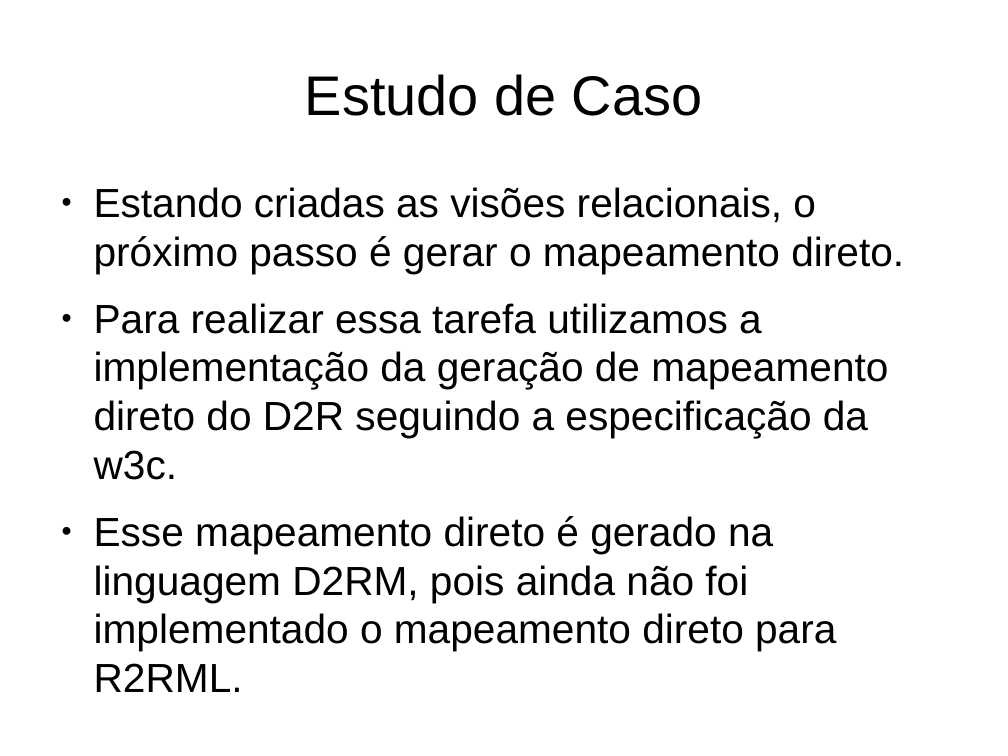
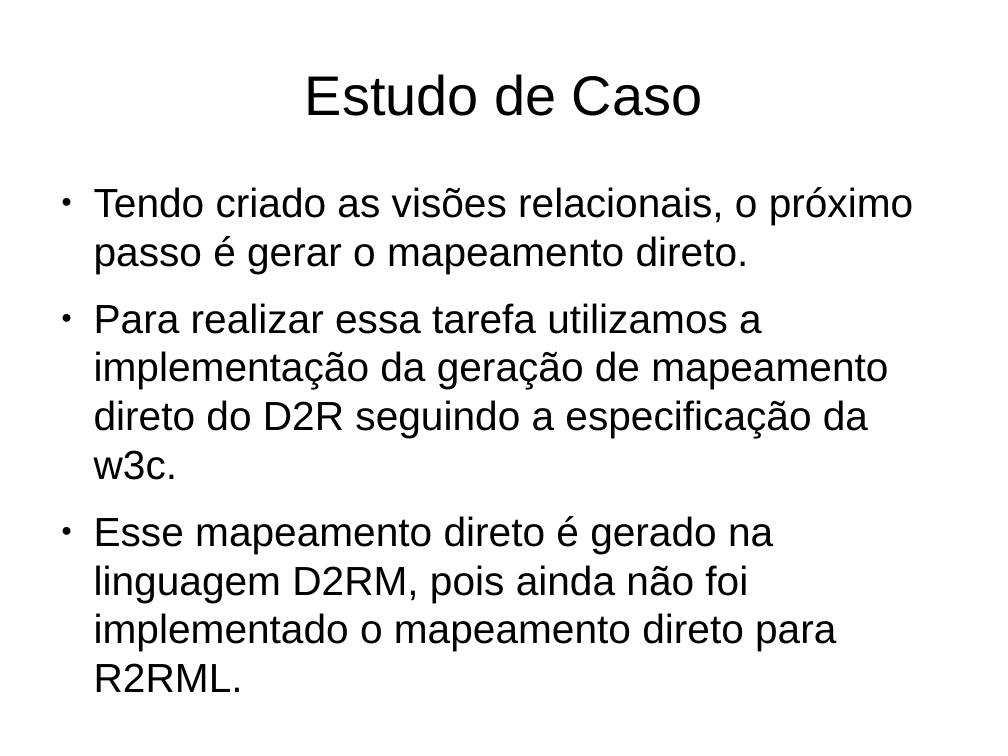
Before and after one commit to luiseufrasio/mestrado-ufc-eufrasio, a slide deck: slide 54 of docs/proposta.odp. Drawn at 1008x756 pixels with LibreOffice and Linux fonts; fonts in the diff are those of the drawing. Boxes give left, top, right and bottom in pixels: in the first picture for what was removed or moved away, otherwise in the second. Text is boxed around its words. In the diff, an @@ line names an element or a change of style, - is before the commit and + after.

```diff
--- a/docs/proposta.odp
+++ b/docs/proposta.odp
@@ text at (94,187,914,274): text changed @@
-● Estando criadas as visões relacionais, o próximo passo é gerar o mapeamento direto.
+● Tendo criado as visões relacionais, o próximo passo é gerar o mapeamento direto.
```
Also in this commit, not shown: 4 other slides changed, 1 slide added, 1 slide removed.
